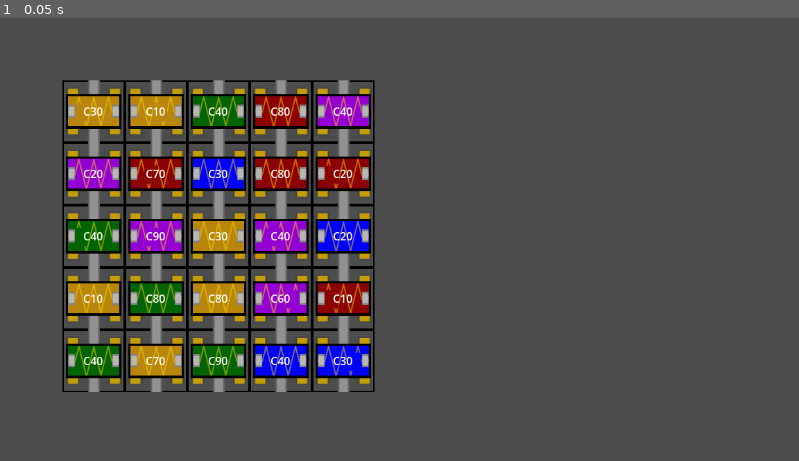
Above: before the commit, frame 1.
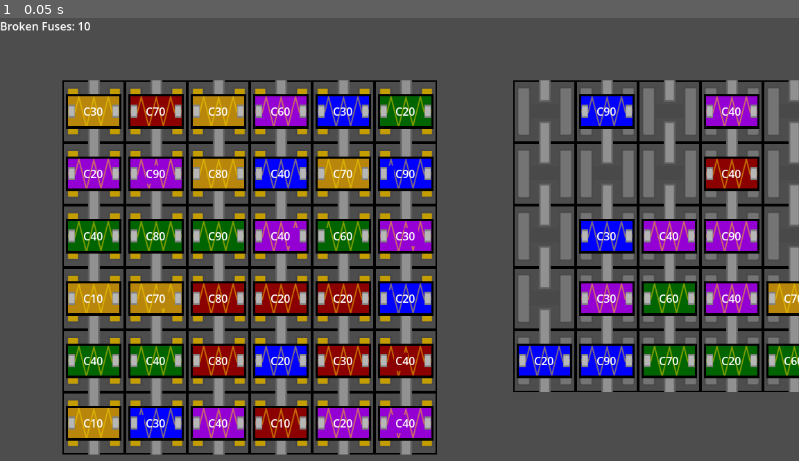
Above: after the commit, the same moment.

Repository: Herodegon/Piqtronics_TriangleGameJam2025
Game: Godot game, scene res://scenes/minigames/cryptofuse/fusebox.tscn
The game is run twice, just before and just after one commit, with the same random seed, the same clock (stepped at 60 frames per second) and the same inputs. This scene is started directly instead of the project's main scene.
Inputs:
- Up to frame 1 (0.05 s): no input

The runs differ from the first frame. In frame 1, 31% of the frame differs, in the area x 0-100%, y 0-99%.

Commit message:
added fuse counter

Diff:
--- a/the_lords_work/project.godot
+++ b/the_lords_work/project.godot
@@ -19,6 +19,14 @@
 
 project/assembly_name="Piqtronics Triangle Game Jam 2025"
 
+[input]
+
+reset_minigame={
+"deadzone": 0.5,
+"events": [Object(InputEventKey,"resource_local_to_scene":false,"resource_name":"","device":-1,"window_id":0,"alt_pressed":false,"shift_pressed":false,"ctrl_pressed":false,"meta_pressed":false,"pressed":false,"keycode":0,"physical_keycode":82,"key_label":0,"unicode":114,"echo":false,"script":null)
+]
+}
+
 [rendering]
 
 renderer/rendering_method="gl_compatibility"
--- a/the_lords_work/scenes/minigames/cryptofuse/fusebox.tscn
+++ b/the_lords_work/scenes/minigames/cryptofuse/fusebox.tscn
@@ -10,9 +10,9 @@
 script = ExtResource("1_l2pu5")
 fuse_assembly_scene = ExtResource("2_5unip")
 fusebox_pos = Vector2(90, 90)
-toolbox_pos = Vector2(1200, 270)
+toolbox_pos = Vector2(600, 90)
 
 [node name="Problems" type="Label" parent="."]
-layout_mode = 0
-offset_right = 40.0
+layout_mode = 2
+offset_right = 1.0
 offset_bottom = 23.0
--- a/the_lords_work/scripts/minigames/cryptofuse/Fuse Assembly.gd
+++ b/the_lords_work/scripts/minigames/cryptofuse/Fuse Assembly.gd
@@ -1,14 +1,22 @@
 extends Control
+
 var has_contacts: bool
 var has_fuse: bool
 var fuse_color: Color
 var fuse_type: int
+var original_fuse
+var original_fuse_visibility
+@onready var fuse = $Fuse
+@onready var slot = $Slot
+
 @export var fuse_scene: PackedScene
 
 
 func generate_slot(contacts: bool):
 	has_contacts = contacts
+	$Slot.spawn(contacts)
 	set_fuse_visibility(false)
+	original_fuse_visibility = false
 
 func set_fuse_visibility(v: bool):
 	$Fuse.visible = v
@@ -24,6 +32,13 @@
 func set_fuse_type(c: Color, t: int):
 	fuse_color = c
 	fuse_type = t
+	original_fuse = $Fuse.get_data()
+	original_fuse_visibility = true
+
+func reset_fuse():
+	if original_fuse:
+		set_fuse(original_fuse)
+	set_fuse_visibility(original_fuse_visibility)
 
 func set_fuse(data):
 	set_fuse_visibility(true)
@@ -31,6 +46,7 @@
 
 func generate_random_fuse(good: int):
 	$Fuse.randomize(good)
+	set_fuse_type($Fuse.cover_color, $Fuse.type)
 	set_fuse_visibility(true)
 	return $Fuse
 
@@ -40,6 +56,7 @@
 	$Fuse.set_state(good)
 	$Fuse.set_break_pos(0)
 	set_fuse_visibility(true)
+	set_fuse_type($Fuse.cover_color, $Fuse.type)
 	return $Fuse
 
 func _get_drag_data(_at_position):
@@ -49,13 +66,14 @@
 	var preview: Control = fuse_scene.instantiate()
 	preview.set_data($Fuse.get_data())
 	set_drag_preview(preview)
-	return $fuse
+	return $Fuse
 
 # func _gui_input(event):
 # 	if event is InputEventMouseButton and event.pressed:
 # 		print("Clicked on Slot!")
 
 func _can_drop_data(_at_position, data):
+	data = data.get_data()
 	if has_fuse:
 		return false
 	if $Slot.has_contacts:
@@ -69,16 +87,13 @@
 	parent_assembly.remove_fuse()
 	set_fuse(data.get_data())
 
-func _gui_input(event):
-	if event is InputEventMouseButton and event.pressed:
-		print("Click detected at: ", event.position)
-		print("Fuse Assembly size: ", size)
+
 
 
 func _ready():
 	mouse_filter = Control.MOUSE_FILTER_STOP
-	$Slot.mouse_filter = Control.MOUSE_FILTER_PASS
-	$Fuse.mouse_filter = Control.MOUSE_FILTER_PASS
+	# $Slot.mouse_filter = Control.MOUSE_FILTER_PASS
+	# $Fuse.mouse_filter = Control.MOUSE_FILTER_PASS
 
 # func _gui_input(event):
 # 	if event is InputEventMouseButton and event.pressed and event.button_index == MOUSE_BUTTON_LEFT:
--- a/the_lords_work/scripts/minigames/cryptofuse/Fuse.gd
+++ b/the_lords_work/scripts/minigames/cryptofuse/Fuse.gd
@@ -22,6 +22,8 @@
 	$Cover.color = c
 	$Backplate.color = c
 	$Break.color = c
+	$Backplate.color.a = 1
+	$Break.color.a = 1
 func set_opacity(a: float):
 	cover_color.a = a
 	$Cover.color = cover_color
--- a/the_lords_work/scripts/minigames/cryptofuse/fusebox.gd
+++ b/the_lords_work/scripts/minigames/cryptofuse/fusebox.gd
@@ -1,10 +1,13 @@
 extends Control
+signal player_win
 @export var fuse_assembly_scene: PackedScene
 @export var fusebox_pos: Vector2
 @export var toolbox_pos: Vector2
+var broken_count
 # color, type
 var broken_fuses = []
-
+var box_assemblies = []
+var toolbox_assemblies = []
 # Called when the node enters the scene tree for the first time.
 
 
@@ -36,6 +39,7 @@
 			if not fuse.good:
 				broken_fuses.append([fuse.cover_color, fuse.type])
 			assembly.add_to_group("box_assemblies")
+			box_assemblies.append(assembly)
 			add_child(assembly)
 
 			fuse_num += 1
@@ -93,6 +97,7 @@
 					assembly.generate_random_fuse(1)
 
 			assembly.add_to_group("toolbox_assemblies")
+			toolbox_assemblies.append(assembly)
 			add_child(assembly)
 
 			fuse_num += 1
@@ -103,8 +108,61 @@
 		cur_spawn_pos.y = start_pos.y
 	print(broken_fuses)
 
+func win():
+	$Problems.text = "All fuses fixed!"
+	$Problems.visible = true
+	player_win.emit()
+
+func update_broken_count():
+	broken_count = 0
+	for assembly in box_assemblies:
+		if not assembly.has_fuse or not assembly.fuse.good:
+			broken_count += 1
+	$Problems.text = "Broken Fuses: %d" % broken_count
+	$Problems.visible = true
+
+	if broken_count == 0:
+		print("All fuses fixed!")
+		win()
+
+func _notification(what: int):
+	if what != NOTIFICATION_DRAG_END:
+		return
+	var viewport = get_viewport()
+	if not viewport.gui_is_drag_successful():
+		return
+	update_broken_count()
+
+		# var box_assembly = drag_data.get_parent()
+		# var fuse_data = box_assembly.get_fuse_data()
+		# var fuse_color = fuse_data["color"]
+		# var fuse_type = fuse_data["type"]
+		# var fuse_good = fuse_data["state"]
+		# var fuse_break_pos = fuse_data["break_pos"]
+
+		# for assembly in get_tree().get_nodes_in_group("toolbox_assemblies"):
+		# 	if assembly.can_drop_data(fuse_color, fuse_type, fuse_good):
+		# 		assembly.drop_data(fuse_color, fuse_type, fuse_good, fuse_break_pos)
+		# 		break
+		# box_assembly.remove_fuse()
+		# box_assembly.queue_free()
+		# if not get_tree().get_nodes_in_group("box_assemblies"):
+		# 	print("All fuses fixed!")
+
+
+func reset():
+	for assembly in box_assemblies:
+		assembly.reset_fuse()
+	for assembly in toolbox_assemblies:
+		assembly.reset_fuse()
+	update_broken_count()
 
 func _ready():
+	spawn_box_fuses(fusebox_pos, 10, 6, 6)
+	toolbox_pos = Vector2(fusebox_pos.x + 650, fusebox_pos.y)
+	spawn_toolbox_fuses(toolbox_pos, 15, 10, 5, 5)
+	update_broken_count()
 
-	spawn_box_fuses(fusebox_pos, 10, 5, 5)
-	spawn_toolbox_fuses(toolbox_pos, 15, 10, 5, 5)
+func _process(_delta):
+	if Input.is_action_pressed("reset_minigame"):
+		reset()
